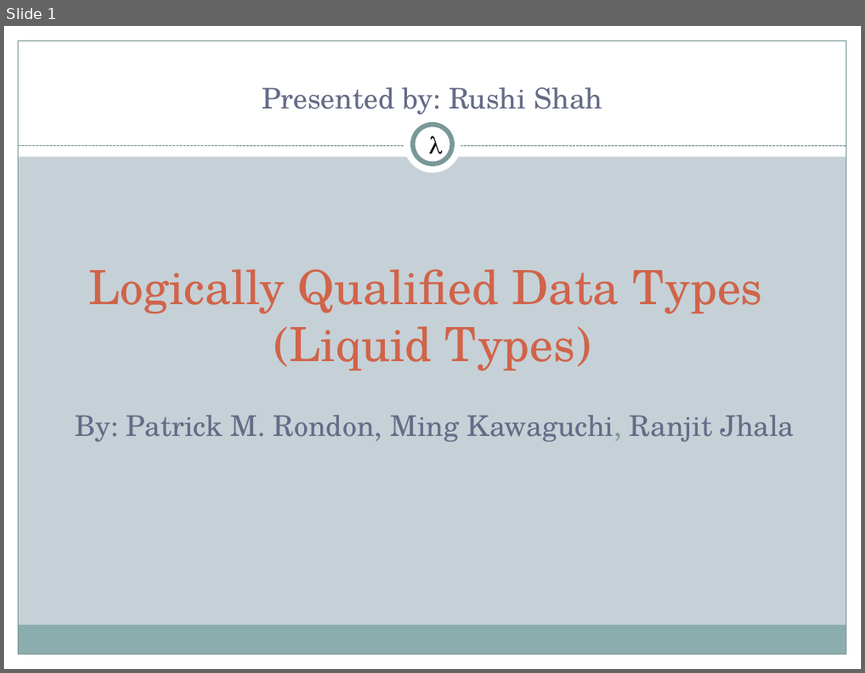
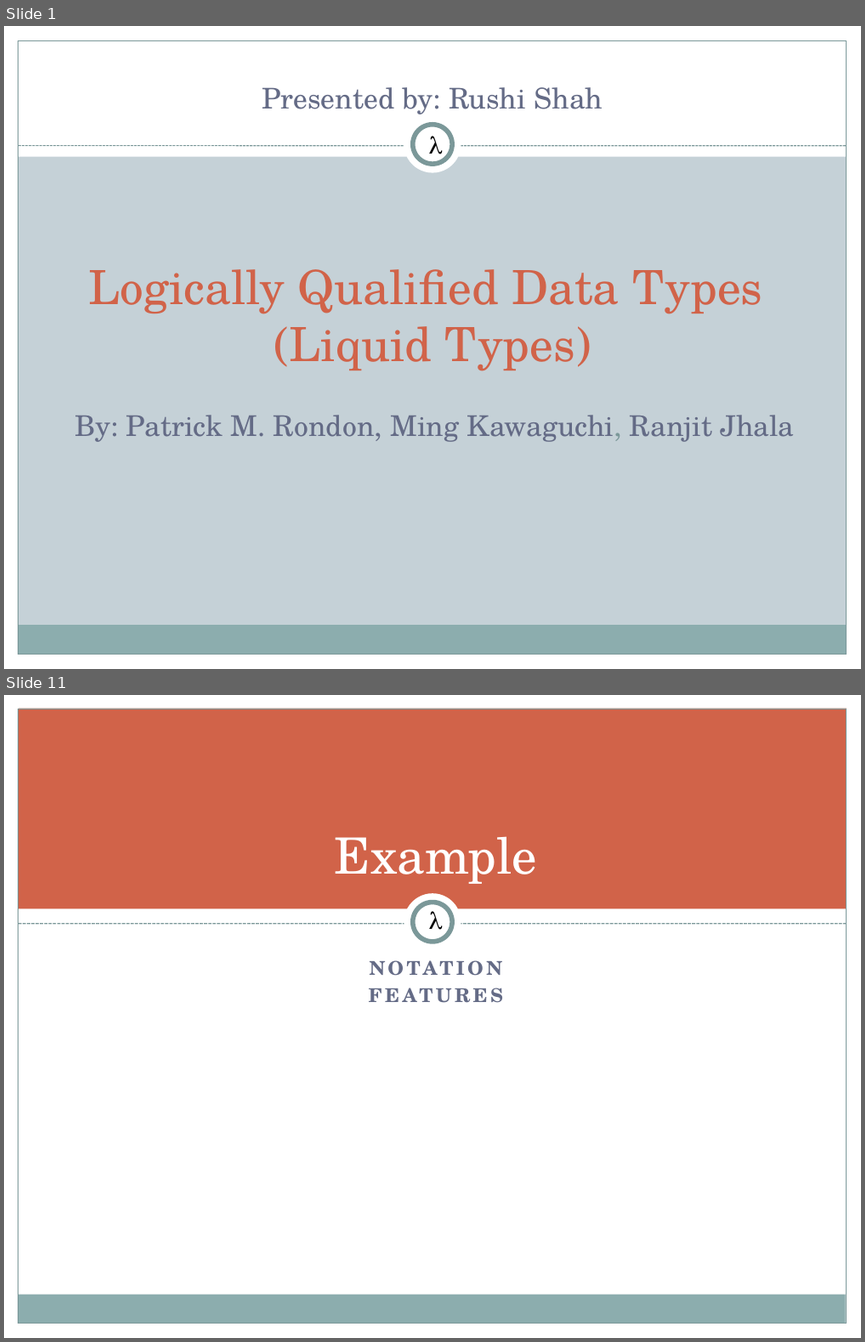
Before and after one commit to 2016rshah/CS395T, a slide deck: liquid-types.pptx. Shown one above the other, each under a label of ours: slide 1 before the commit, slides 1 and 11 after it; the slides between them are not shown. The pictures are 865x673 and 865x1342 pixels, drawn with LibreOffice and Linux fonts; fonts in the diff are those of the drawing. Boxes give left, top, right and bottom in pixels: in the first picture for what was removed or moved away, otherwise in the second. Text is boxed around its words. In the diff, an @@ line names an element or a change of style, - is before the commit and + after.

```diff
--- a/liquid-types.pptx
+++ b/liquid-types.pptx
@@ slide 11 added at <box>4,695,861,1338</box>, background #FFFFFF; not listed: 3 template elements that a slide beside it also shows @@
@@ rectangle added at <box>4,695,861,709</box>, fill #FFFFFF @@
@@ rectangle added at <box>18,709,846,909</box>, fill #D16349 @@
@@ rectangle added at <box>846,697,861,1338</box>, fill #FFFFFF @@
@@ title added at <box>335,836,538,884</box>, 42 pt, text #FFFFFF @@
+Example
@@ ellipse added at <box>404,893,461,950</box>, fill #FFFFFF @@
@@ rectangle added at <box>18,909,846,937</box>, fill #FFFFFF @@
@@ line added from (18, 924) to (846, 924), #7C999A 0.9 pt dashed @@
@@ ellipse added at <box>413,902,452,941</box>, fill #FFFFFF, outline #7C999A 4 pt @@
@@ text added at <box>428,906,443,936</box>, 20 pt, text #000000 @@
+λ
@@ text added at <box>369,960,503,1003</box>, 16 pt, text #646B86, bold @@
+NOTATION
+FEATURES
```
Also in this commit, not shown: 6 slides changed, 29 other slides added, 1 slide removed, 2 other files.
